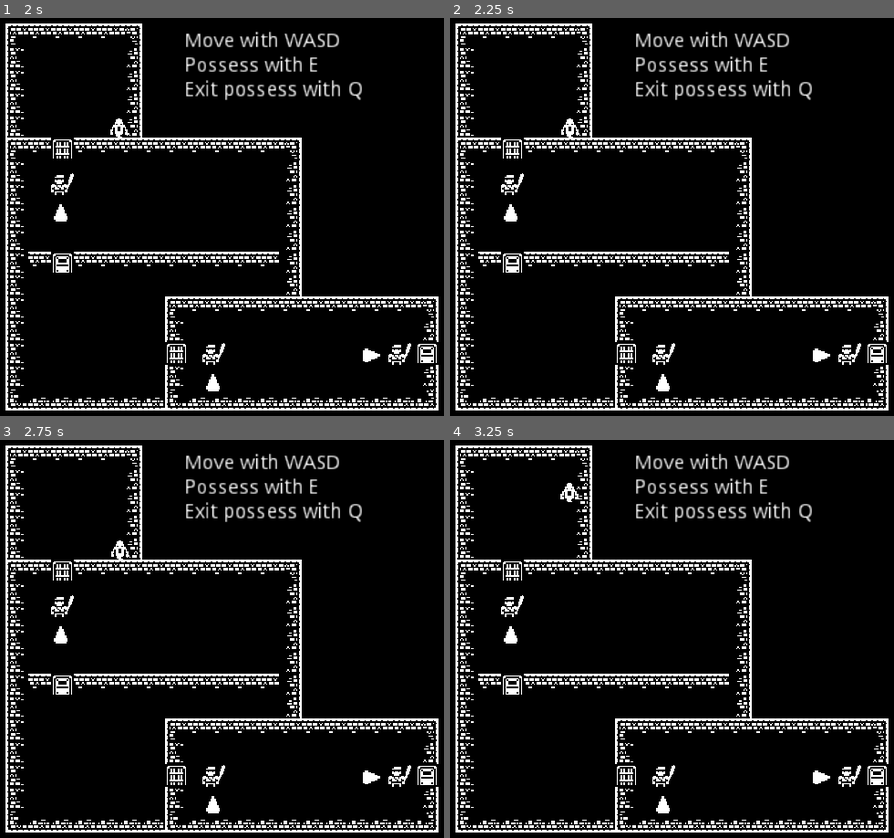
Above: before the commit, frames 1-4 (two rows, left to right).
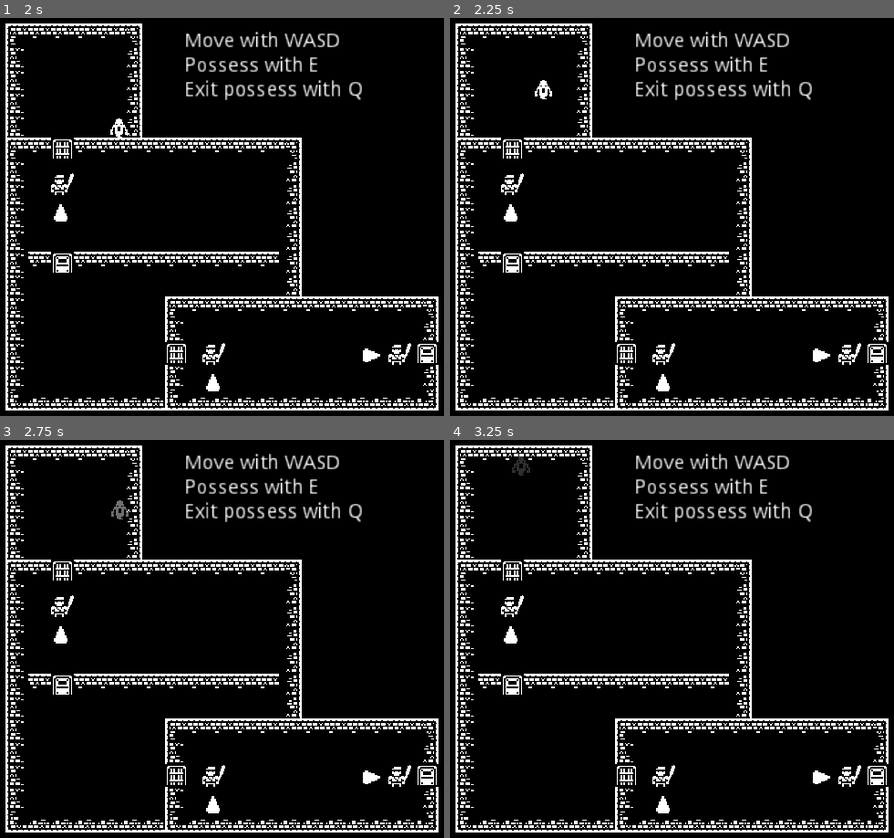
Above: after the commit, the same moments.

Repository: skarnl/miziziz-game-jam-2020
Game: Godot game, scene res://screens/splash.tscn
Two runs of this game, one before a commit and one after it. Both use one fixed random seed, a clock stepped at 60 frames per second and the inputs below.
Inputs:
- Up to frame 1 (2 s): tap Enter at 0.5 s; hold Right (ui_right) 0.53-1.28 s; hold Space (attack) 0.53-1.28 s; hold Down (ui_down) from 1.28 s (still down); tap E (possess) at 1.35 s
- Up to frame 2 (2.25 s): tap R (restart) at 2 s; release Down (ui_down) at 2.03 s; hold Right (ui_right) from 2.03 s (still down); hold Space (attack) from 2.03 s (still down)
- Up to frame 3 (2.75 s): keep holding Right (ui_right); keep holding Space (attack)
- Up to frame 4 (3.25 s): tap R (restart) at 2.75 s; release Right (ui_right) at 2.78 s; release Space (attack) at 2.78 s; hold Up (ui_up) from 2.78 s (still down); tap E (possess) at 2.85 s

Frame 1 is identical in both runs. In frame 2, 0.2% of the frame differs, in the area x 19-29%, y 15-31%; in frame 3, 0.2%; in frame 4, 0.2%, in the area x 13-29%, y 4-16%.

Commit message:
Add game-over state

Diff:
--- a/global/game.gd
+++ b/global/game.gd
@@ -6,6 +6,7 @@
 var Screens = {
 	MAIN_MENU = 'res://screens/main_menu.tscn',
 	GAME = 'res://game/game.tscn',
+	GAME_OVER = 'res://gui/GameOverScreen.tscn',
 }
 
 
@@ -29,6 +30,10 @@
 	transition_to(GameState.GAME)
 
 
+func game_over():
+	transition_to(GameState.GAME_OVER)
+
+
 # change the state to the next
 func transition_to(new_state: int) -> void:
 	match new_state:
@@ -37,68 +42,22 @@
 			SceneLoader.goto_scene(Screens.MAIN_MENU)
 
 		GameState.GAME:
-			if _current_state in {GameState.MAIN_MENU: true, GameState.SPLASH: true}:
+			if _current_state in {GameState.MAIN_MENU: true, GameState.SPLASH: true, GameState.GAME: true, GameState.GAME_OVER: true}:
 				_current_state = new_state
 				SceneLoader.goto_scene(Screens.GAME)
 
-#			match new_state:
-#				GameState.PAUSED:
-#					_current_state = GameState.PAUSED
-#					emit_signal("game_paused")
-#					get_tree().paused = true
-#
-#				GameState.GAME_DIALOG_OPENED:
-#					_current_state = GameState.GAME_DIALOG_OPENED
-#					get_tree().paused = true
-#
-#				GameState.GAME_OVER:
-#					_current_state = GameState.GAME_OVER
-#					get_tree().paused = true
-#					emit_signal("game_over")
-#
-#		GameState.GAME_DIALOG_OPENED:
-#				match new_state:
-#					GameState.GAME:
-#						_current_state = GameState.GAME
-#						get_tree().paused = false
-#
-#						if is_current_level_finished:
-#							emit_signal("level_finished")
-#							get_tree().paused = true
-#
-#					GameState.PAUSED:
-#						_current_state = GameState.PAUSED
-#						emit_signal("game_paused")
-#						get_tree().paused = true
-#
-#		GameState.GAME_OVER:
-#			if new_state == GameState.MENU:
-#				_current_state = GameState.MENU
-#				get_tree().paused = false
-#				SceneLoader.goto_scene('res://menu/main_menu.tscn')
-#
-#		GameState.PAUSED:
-#			match new_state:
-#				GameState.MENU:
-#					_current_state = GameState.MENU
-#					get_tree().paused = false
-#					emit_signal("game_resumed")
-#					SceneLoader.goto_scene('res://menu/main_menu.tscn')
-#
-#				GameState.GAME:
-#					_current_state = GameState.GAME
-#					get_tree().paused = false
-#					emit_signal("game_resumed")
-#
-#				GameState.GAME_DIALOG_OPENED:
-#					_current_state = GameState.GAME_DIALOG_OPENED
-#					emit_signal("game_resumed")
+		GameState.GAME_OVER:
+			if _current_state in {GameState.GAME: true}:
+				_current_state = new_state
+				SceneLoader.goto_scene(Screens.GAME_OVER)
 
 
 # pause handler
 func _input(event):
 	if event is InputEventKey:
-		if event.pressed and event.scancode == KEY_ESCAPE:
+		if event.is_action_pressed('restart'):
+			transition_to(GameState.GAME)
+		elif event.is_action_pressed('pause'):
 			match _current_state:
 				GameState.GAME:
 					transition_to(GameState.PAUSED)
--- a/gui/GameOverScreen.tscn
+++ b/gui/GameOverScreen.tscn
@@ -1,32 +1,6 @@
-[gd_scene load_steps=7 format=2]
+[gd_scene load_steps=2 format=2]
 
-[ext_resource path="res://assets/images/game-over-spritesheet.png" type="Texture" id=1]
 [ext_resource path="res://gui/game_over_screen.gd" type="Script" id=2]
-
-
-
-[sub_resource type="AtlasTexture" id=1]
-flags = 4
-atlas = ExtResource( 1 )
-region = Rect2( 128, 0, 128, 64 )
-
-[sub_resource type="AtlasTexture" id=2]
-flags = 4
-atlas = ExtResource( 1 )
-region = Rect2( 256, 0, 128, 64 )
-
-[sub_resource type="AtlasTexture" id=3]
-flags = 4
-atlas = ExtResource( 1 )
-region = Rect2( 384, 0, 128, 64 )
-
-[sub_resource type="SpriteFrames" id=4]
-animations = [ {
-"frames": [ SubResource( 1 ), SubResource( 2 ), SubResource( 3 ) ],
-"loop": true,
-"name": "default",
-"speed": 5.0
-} ]
 
 [node name="GameOverScreen" type="Control"]
 pause_mode = 2
@@ -45,8 +19,30 @@
 "_edit_use_anchors_": false
 }
 
-[node name="AnimatedSprite" type="AnimatedSprite" parent="."]
-position = Vector2( 529, 276 )
-scale = Vector2( 5.0625, 5.0625 )
-frames = SubResource( 4 )
-playing = true
+[node name="Label" type="Label" parent="."]
+anchor_right = 1.0
+anchor_bottom = 1.0
+margin_left = 161.0
+margin_top = 94.0
+margin_right = -161.0
+margin_bottom = -95.0
+text = "GAME OVERRRRRR"
+align = 1
+valign = 1
+__meta__ = {
+"_edit_use_anchors_": false
+}
+
+[node name="Label2" type="Label" parent="."]
+anchor_right = 1.0
+anchor_bottom = 1.0
+margin_left = 161.0
+margin_top = 141.73
+margin_right = -161.0
+margin_bottom = -47.2703
+text = "press R to restart"
+align = 1
+valign = 1
+__meta__ = {
+"_edit_use_anchors_": false
+}
--- a/gui/game_over_screen.gd
+++ b/gui/game_over_screen.gd
@@ -1,13 +1,14 @@
 extends Control
 
-# Called when the node enters the scene tree for the first time.
-func _ready():
-	hide()
 
-
-func show_game_over():
-	show()
-
-
-func reset():
-	hide()
+## Called when the node enters the scene tree for the first time.
+#func _ready():
+#	hide()
+#
+#
+#func show_game_over():
+#	show()
+#
+#
+#func reset():
+#	hide()
